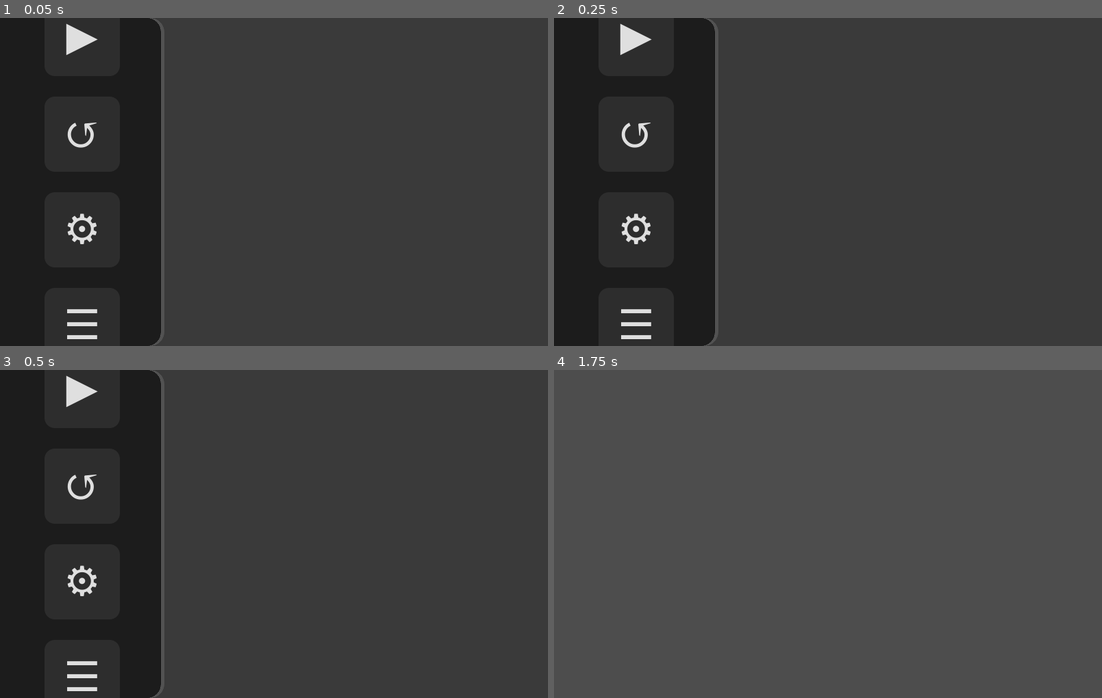
Above: before the commit, frames 1-4 (two rows, left to right).
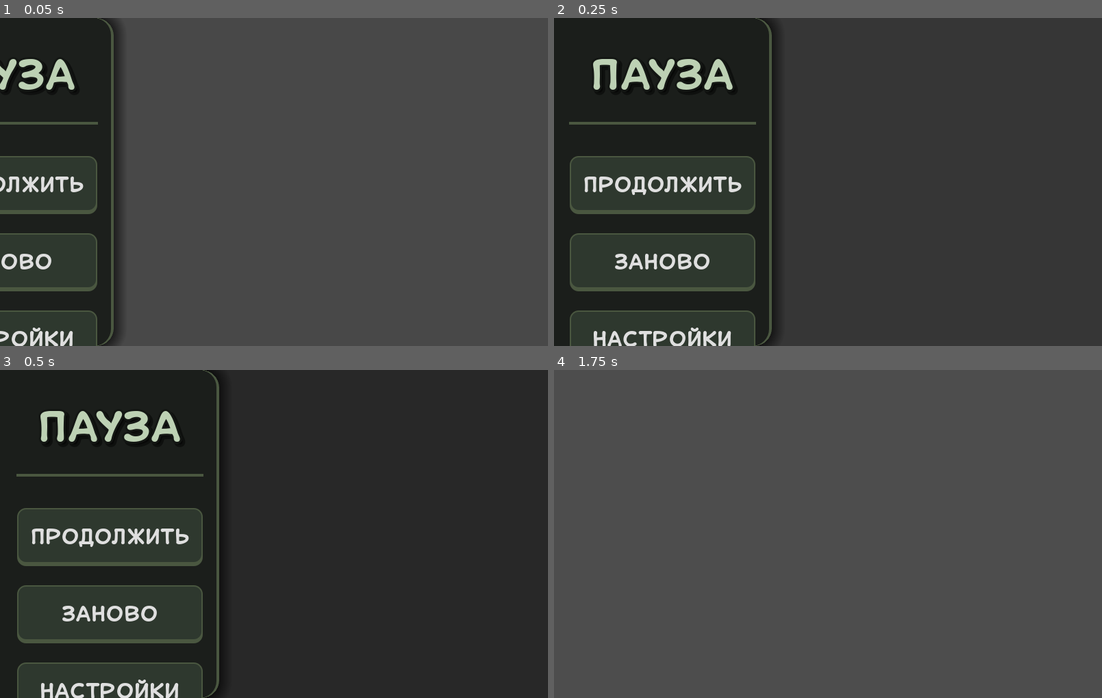
Above: after the commit, the same moments.

Repository: top-it-090304/Selyavi
Game: Godot game, scene res://scenes/MenuScenes/PauseScreen.tscn
The game is run twice, just before and just after one commit, with the same random seed, the same clock (stepped at 60 frames per second) and the same inputs. This scene is started directly instead of the project's main scene.
Inputs (mouse positions are in pixels of both pictures, inside the frame that each line leads up to):
- Up to frame 1 (0.05 s): no input
- Up to frame 2 (0.25 s): no input
- Up to frame 3 (0.5 s): no input
- Up to frame 4 (1.75 s): click "▶" (after the commit: "ПРОДОЛЖИТЬ") at 0.5 s; tap Enter at 1.25 s; move the mouse to (948, 517) at 1.27 s; hold D (move_right) from 1.28 s (still down); tap 1 (light_bullet) at 1.35 s; click (948, 517) at 1.42 s

The runs differ from the first frame. In frame 1, 15% of the frame differs, in the area x 0-30%, y 0-100%; in frame 2, 20%; in frame 3, 20%, in the area x 3-42%, y 0-100%; in frame 4, nothing differs.

Commit message:
redesigned pause screen

Diff:
--- a/scenes/MenuScenes/PauseScreen.tscn
+++ b/scenes/MenuScenes/PauseScreen.tscn
@@ -1,28 +1,80 @@
-[gd_scene load_steps=6 format=3 uid="uid://brr1ry45o4hvq"]
+[gd_scene load_steps=9 format=3 uid="uid://brr1ry45o4hvq"]
 
-[ext_resource type="FontFile" path="res://assets/fonts/font.tres" id="1"]
+[ext_resource type="FontFile" uid="uid://bsnvk4l0ue5ri" path="res://assets/fonts/ofont.ru_Shonen.ttf" id="1"]
 [ext_resource type="Script" uid="uid://brru0wn57mrkb" path="res://scripts/MenuScripts/PauseScreen.gd" id="2"]
 
 [sub_resource type="StyleBoxFlat" id="StyleBoxFlat_sidebar"]
-bg_color = Color(0.0588235, 0.0588235, 0.0588235, 0.705882)
-border_width_right = 5
-border_color = Color(1, 1, 1, 0.117647)
-corner_radius_top_right = 20
-corner_radius_bottom_right = 20
+bg_color = Color(0.109804, 0.121569, 0.109804, 0.921569)
+border_width_right = 4
+border_color = Color(0.290196, 0.341176, 0.25098, 1)
+corner_radius_top_right = 25
+corner_radius_bottom_right = 25
+shadow_color = Color(0, 0, 0, 0.588235)
+shadow_size = 20
 
-[sub_resource type="StyleBoxFlat" id="StyleBoxFlat_button"]
-bg_color = Color(1, 1, 1, 0.0784314)
-corner_radius_top_left = 15
-corner_radius_top_right = 15
-corner_radius_bottom_right = 15
-corner_radius_bottom_left = 15
+[sub_resource type="StyleBoxFlat" id="StyleBoxFlat_btn_normal"]
+content_margin_left = 20.0
+content_margin_top = 10.0
+content_margin_right = 20.0
+content_margin_bottom = 10.0
+bg_color = Color(0.180392, 0.219608, 0.180392, 1)
+border_width_left = 2
+border_width_top = 2
+border_width_right = 2
+border_width_bottom = 6
+border_color = Color(0.290196, 0.341176, 0.25098, 1)
+corner_radius_top_left = 12
+corner_radius_top_right = 12
+corner_radius_bottom_right = 12
+corner_radius_bottom_left = 12
 
-[sub_resource type="StyleBoxFlat" id="StyleBoxFlat_hover"]
-bg_color = Color(1, 1, 1, 0.156863)
-corner_radius_top_left = 15
-corner_radius_top_right = 15
-corner_radius_bottom_right = 15
-corner_radius_bottom_left = 15
+[sub_resource type="StyleBoxFlat" id="StyleBoxFlat_btn_hover"]
+content_margin_left = 20.0
+content_margin_top = 10.0
+content_margin_right = 20.0
+content_margin_bottom = 10.0
+bg_color = Color(0.25098, 0.301961, 0.25098, 1)
+border_width_left = 2
+border_width_top = 2
+border_width_right = 2
+border_width_bottom = 6
+border_color = Color(0.439216, 0.501961, 0.380392, 1)
+corner_radius_top_left = 12
+corner_radius_top_right = 12
+corner_radius_bottom_right = 12
+corner_radius_bottom_left = 12
+shadow_color = Color(0.439216, 0.501961, 0.380392, 0.235294)
+shadow_size = 10
+
+[sub_resource type="StyleBoxFlat" id="StyleBoxFlat_btn_pressed"]
+content_margin_left = 20.0
+content_margin_top = 14.0
+content_margin_right = 20.0
+content_margin_bottom = 6.0
+bg_color = Color(0.121569, 0.14902, 0.121569, 1)
+border_width_left = 2
+border_width_top = 4
+border_width_right = 2
+border_width_bottom = 2
+border_color = Color(0.0784314, 0.0901961, 0.0784314, 1)
+corner_radius_top_left = 12
+corner_radius_top_right = 12
+corner_radius_bottom_right = 12
+corner_radius_bottom_left = 12
+
+[sub_resource type="LabelSettings" id="LabelSettings_pause"]
+font = ExtResource("1")
+font_size = 56
+font_color = Color(0.741176, 0.819608, 0.705882, 1)
+outline_size = 12
+outline_color = Color(0.0784314, 0.0901961, 0.0784314, 1)
+shadow_size = 15
+shadow_color = Color(0, 0, 0, 0.470588)
+shadow_offset = Vector2(4, 4)
+
+[sub_resource type="StyleBoxLine" id="StyleBoxLine_separator"]
+color = Color(0.290196, 0.341176, 0.25098, 1)
+thickness = 4
 
 [node name="PauseScreen" type="CanvasLayer"]
 process_mode = 3
@@ -35,75 +87,81 @@
 anchor_bottom = 1.0
 grow_horizontal = 2
 grow_vertical = 2
-color = Color(0, 0, 0, 0.235294)
+color = Color(0, 0, 0, 0.470588)
 
 [node name="Sidebar" type="Panel" parent="."]
-custom_minimum_size = Vector2(240, 0)
 anchors_preset = 9
 anchor_bottom = 1.0
-offset_right = 240.0
+offset_right = 320.0
 grow_vertical = 2
 theme_override_styles/panel = SubResource("StyleBoxFlat_sidebar")
 
 [node name="VBoxContainer" type="VBoxContainer" parent="Sidebar"]
 layout_mode = 1
-anchors_preset = 8
+anchors_preset = 5
 anchor_left = 0.5
-anchor_top = 0.5
 anchor_right = 0.5
-anchor_bottom = 0.5
-offset_left = -70.0
-offset_top = -300.0
-offset_right = 70.0
-offset_bottom = 300.0
+offset_left = -130.0
+offset_top = 60.0
+offset_right = 130.0
+offset_bottom = 800.0
 grow_horizontal = 2
-grow_vertical = 2
-theme_override_constants/separation = 30
-alignment = 1
+theme_override_constants/separation = 28
+
+[node name="Title" type="Label" parent="Sidebar/VBoxContainer"]
+layout_mode = 2
+text = "ПАУЗА"
+label_settings = SubResource("LabelSettings_pause")
+horizontal_alignment = 1
+
+[node name="HSeparator" type="HSeparator" parent="Sidebar/VBoxContainer"]
+layout_mode = 2
+theme_override_constants/separation = 40
+theme_override_styles/separator = SubResource("StyleBoxLine_separator")
 
 [node name="ReturnToGameButton" type="Button" parent="Sidebar/VBoxContainer"]
-custom_minimum_size = Vector2(110, 110)
+custom_minimum_size = Vector2(0, 85)
 layout_mode = 2
-size_flags_horizontal = 4
+theme_override_colors/font_hover_color = Color(0.878431, 0.941176, 0.839216, 1)
 theme_override_fonts/font = ExtResource("1")
-theme_override_font_sizes/font_size = 60
-theme_override_styles/normal = SubResource("StyleBoxFlat_button")
-theme_override_styles/hover = SubResource("StyleBoxFlat_hover")
-theme_override_styles/pressed = SubResource("StyleBoxFlat_hover")
-text = "▶"
+theme_override_font_sizes/font_size = 28
+theme_override_styles/normal = SubResource("StyleBoxFlat_btn_normal")
+theme_override_styles/hover = SubResource("StyleBoxFlat_btn_hover")
+theme_override_styles/pressed = SubResource("StyleBoxFlat_btn_pressed")
+text = "ПРОДОЛЖИТЬ"
 
 [node name="RestartButton" type="Button" parent="Sidebar/VBoxContainer"]
-custom_minimum_size = Vector2(110, 110)
+custom_minimum_size = Vector2(0, 85)
 layout_mode = 2
-size_flags_horizontal = 4
+theme_override_colors/font_hover_color = Color(0.878431, 0.941176, 0.839216, 1)
 theme_override_fonts/font = ExtResource("1")
-theme_override_font_sizes/font_size = 60
-theme_override_styles/normal = SubResource("StyleBoxFlat_button")
-theme_override_styles/hover = SubResource("StyleBoxFlat_hover")
-theme_override_styles/pressed = SubResource("StyleBoxFlat_hover")
-text = "↺"
+theme_override_font_sizes/font_size = 28
+theme_override_styles/normal = SubResource("StyleBoxFlat_btn_normal")
+theme_override_styles/hover = SubResource("StyleBoxFlat_btn_hover")
+theme_override_styles/pressed = SubResource("StyleBoxFlat_btn_pressed")
+text = "ЗАНОВО"
 
 [node name="ReturnToSettingsButton" type="Button" parent="Sidebar/VBoxContainer"]
-custom_minimum_size = Vector2(110, 110)
+custom_minimum_size = Vector2(0, 85)
 layout_mode = 2
-size_flags_horizontal = 4
+theme_override_colors/font_hover_color = Color(0.878431, 0.941176, 0.839216, 1)
 theme_override_fonts/font = ExtResource("1")
-theme_override_font_sizes/font_size = 60
-theme_override_styles/normal = SubResource("StyleBoxFlat_button")
-theme_override_styles/hover = SubResource("StyleBoxFlat_hover")
-theme_override_styles/pressed = SubResource("StyleBoxFlat_hover")
-text = "⚙"
+theme_override_font_sizes/font_size = 28
+theme_override_styles/normal = SubResource("StyleBoxFlat_btn_normal")
+theme_override_styles/hover = SubResource("StyleBoxFlat_btn_hover")
+theme_override_styles/pressed = SubResource("StyleBoxFlat_btn_pressed")
+text = "НАСТРОЙКИ"
 
 [node name="ReturnToMenuButton" type="Button" parent="Sidebar/VBoxContainer"]
-custom_minimum_size = Vector2(110, 110)
+custom_minimum_size = Vector2(0, 85)
 layout_mode = 2
-size_flags_horizontal = 4
+theme_override_colors/font_hover_color = Color(0.878431, 0.941176, 0.839216, 1)
 theme_override_fonts/font = ExtResource("1")
-theme_override_font_sizes/font_size = 60
-theme_override_styles/normal = SubResource("StyleBoxFlat_button")
-theme_override_styles/hover = SubResource("StyleBoxFlat_hover")
-theme_override_styles/pressed = SubResource("StyleBoxFlat_hover")
-text = "☰"
+theme_override_font_sizes/font_size = 28
+theme_override_styles/normal = SubResource("StyleBoxFlat_btn_normal")
+theme_override_styles/hover = SubResource("StyleBoxFlat_btn_hover")
+theme_override_styles/pressed = SubResource("StyleBoxFlat_btn_pressed")
+text = "В МЕНЮ"
 
 [connection signal="pressed" from="Sidebar/VBoxContainer/ReturnToGameButton" to="." method="_on_ReturnToGameButton_pressed"]
 [connection signal="pressed" from="Sidebar/VBoxContainer/RestartButton" to="." method="_on_RestartButton_pressed"]
--- a/scripts/MenuScripts/PauseScreen.gd
+++ b/scripts/MenuScripts/PauseScreen.gd
@@ -1,13 +1,27 @@
 extends CanvasLayer
+
+@onready var sidebar = $Sidebar
+@onready var dim_overlay = $DimOverlay
 
 func _ready():
 	process_mode = Node.PROCESS_MODE_ALWAYS
-	# Прячем UI игрока при входе в паузу
 	_toggle_player_ui(false)
 
+	# Анимация появления
+	sidebar.position.x = -300
+	dim_overlay.modulate.a = 0
+	var tween = create_tween().set_pause_mode(Tween.TWEEN_PAUSE_PROCESS).set_parallel(true)
+	tween.tween_property(sidebar, "position:x", 0, 0.4).set_trans(Tween.TRANS_QUINT).set_ease(Tween.EASE_OUT)
+	tween.tween_property(dim_overlay, "modulate:a", 1.0, 0.4)
+
 func _on_ReturnToGameButton_pressed():
+	# Анимация исчезновения
+	var tween = create_tween().set_pause_mode(Tween.TWEEN_PAUSE_PROCESS).set_parallel(true)
+	tween.tween_property(sidebar, "position:x", -300, 0.3).set_trans(Tween.TRANS_QUINT).set_ease(Tween.EASE_IN)
+	tween.tween_property(dim_overlay, "modulate:a", 0.0, 0.3)
+
+	await tween.finished
 	get_tree().paused = false
-	# Возвращаем UI игрока перед выходом
 	_toggle_player_ui(true)
 	queue_free()
 
@@ -16,7 +30,6 @@
 	get_tree().reload_current_scene()
 
 func _on_ReturnToSettingsButton_pressed():
-	# Сохраняем информацию, что мы перешли из игры
 	if GameManager != null:
 		GameManager.set_meta("from_scene", get_tree().current_scene.scene_file_path)
 	get_tree().paused = false
@@ -27,9 +40,8 @@
 	get_tree().change_scene_to_file("res://scenes/MenuScenes/Menu.tscn")
 
 func _toggle_player_ui(is_visible: bool):
-	var tree = get_tree()
-	# Скрываем все CanvasLayer в сцене, кроме текущего (экрана паузы)
-	_recursive_toggle_ui(tree.root, is_visible)
+	# Рекурсивно скрываем все CanvasLayer, кроме этого экрана паузы
+	_recursive_toggle_ui(get_tree().root, is_visible)
 
 func _recursive_toggle_ui(node: Node, is_visible: bool):
 	if node is CanvasLayer and node != self:
